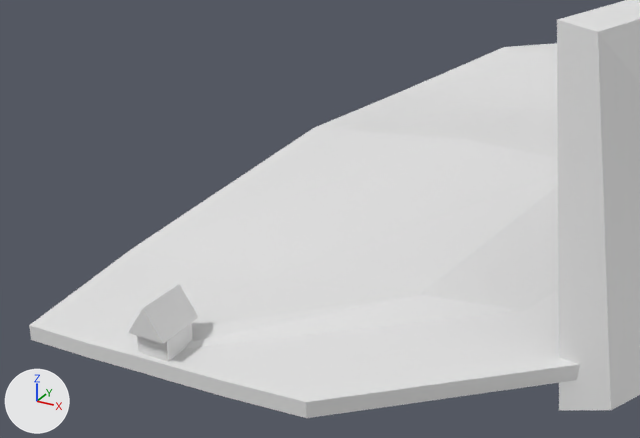
An edit to the Blender file godot-4-jam-template-main/assets/3d/level1.blend, drawn before and after from the same camera.
The view is the same before and after, from a camera (50 mm lens) standing at (2.51, -139.91, 27.39) and looking at (-19.45, -99.98, 7.43). The axes (+X, +Y, +Z) are drawn at lower left. The lights are the same throughout.

Before the edit, the objects in view are built like this:
```python
me_cube = bpy.data.meshes.new('Cube')
me_cube.from_pydata(...)  # 70 vertices, 68 faces; spans x -37.0..15.0, y -108.0..109.0, z -1.0..3.0
me_cube.materials.append(mat_material)  # white #e7e7e7
me_cube_004 = bpy.data.meshes.new('Cube.004')
me_cube_004.from_pydata(...)  # a box spanning x -13.1..13.1, y -13.9..13.9, z -9.3..9.3
me_cube_005 = bpy.data.meshes.new('Cube.005')
me_cube_005.from_pydata([(-15.1, -20.1, -11.5), (-15.1, 20.1, -11.5), (15.1, -20.1, -11.5), (0.0, -20.1, 11.5), (15.1, 20.1, -11.5), (0.0, 20.1, 11.5)], [], [(0, 3, 5, 1), (1, 5, 4), (4, 5, 3, 2), (2, 3, 0), (1, 4, 2, 0)])
ob_cube = bpy.data.objects.new('Cube', me_cube_005)
ob_cube.parent = ob_farmhouse_col
ob_cube.matrix_parent_inverse = Matrix(((1.0, 0.0, 0.0, 0.0), (0.0, 1.0, 0.0, 122.2), (0.0, 0.0, 1.0, -1.0), (0.0, 0.0, 0.0, 1.0)))
ob_cube.location = (0.0, -122.2, 21.36)
ob_farmhouse_col = bpy.data.objects.new('FarmHouse-col', me_cube_004)
ob_farmhouse_col.location = (-26.01, -106.22, 1.24)
ob_farmhouse_col.scale = (0.0807, 0.0807, 0.0807)
ob_floor_col = bpy.data.objects.new('floor-col', me_cube)
ob_floor_col.location = (0.0, 0.0, 0.0)
# also in view: 'walls-col' at (-0.01, 5.87, 18.41)
```
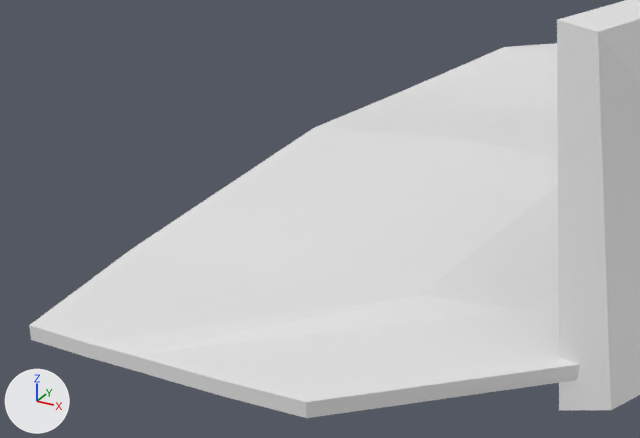
The change in detail:
Object 'FarmHouse-col' (ob_farmhouse_col) is deleted.
Object 'Cube' (ob_cube) is deleted.

What differs and where, as boxes (x1, y1, x2, y2) in the pictures (640 x 438 px):
'Cube', deleted: before (128, 284, 199, 344)
'FarmHouse-col', deleted: before (137, 324, 192, 361)
